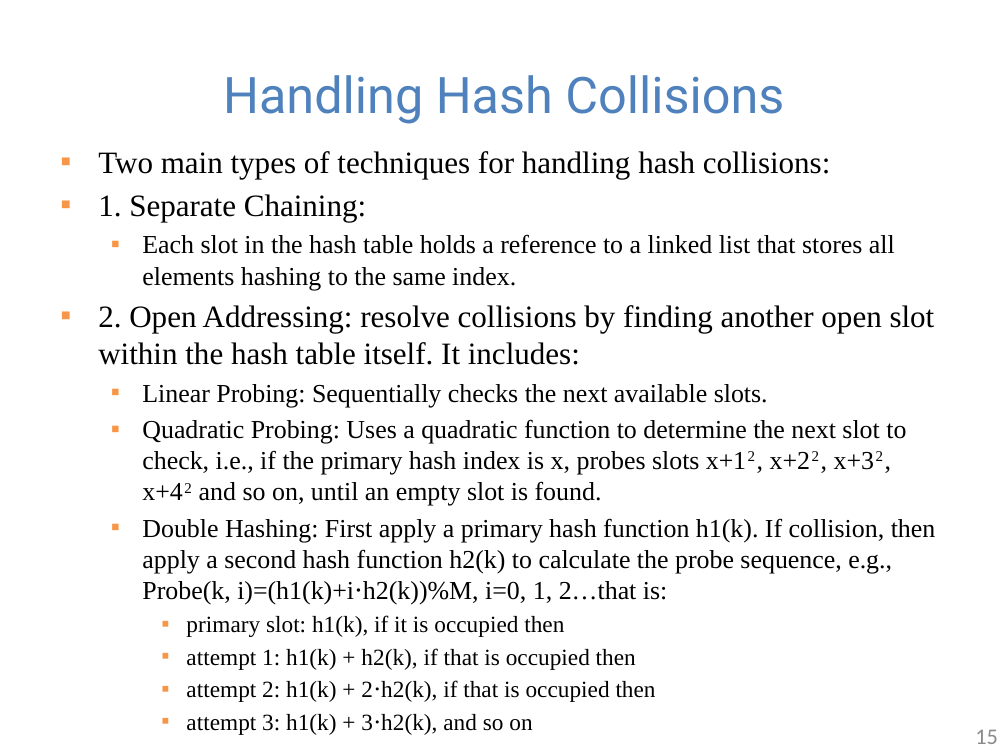
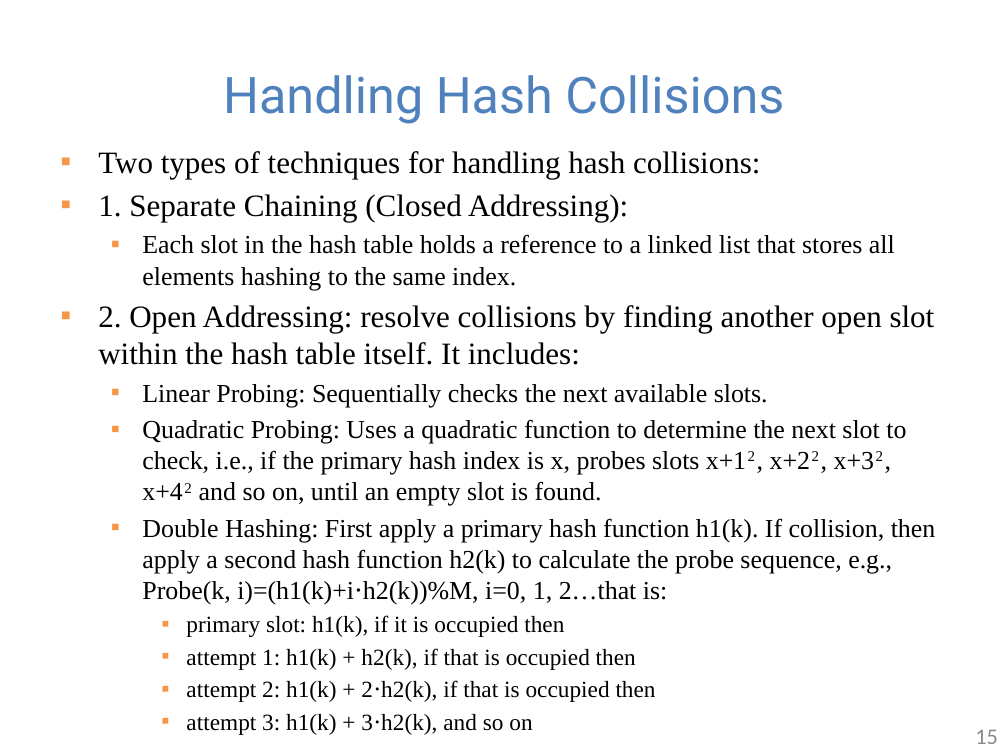
Before and after one commit to guhofstra/CSC111Fa25, a slide deck: slide 15 of PPTs/Lecture 7-hash table.pptx. Drawn at 1008x756 pixels with LibreOffice and Linux fonts; fonts in the diff are those of the drawing. Boxes give left, top, right and bottom in pixels: in the first picture for what was removed or moved away, otherwise in the second. Text is boxed around its words. In the diff, an @@ line names an element or a change of style, - is before the commit and + after.

```diff
--- a/PPTs/Lecture 7-hash table.pptx
+++ b/PPTs/Lecture 7-hash table.pptx
@@ text at [98,151,761,222]: text changed @@
-▪ Two main types of techniques for handling hash collisions:
-▪ 1. Separate Chaining:
+▪ Two types of techniques for handling hash collisions:
+▪ 1. Separate Chaining (Closed Addressing):
```
Also in this commit, not shown: 3 other files.
